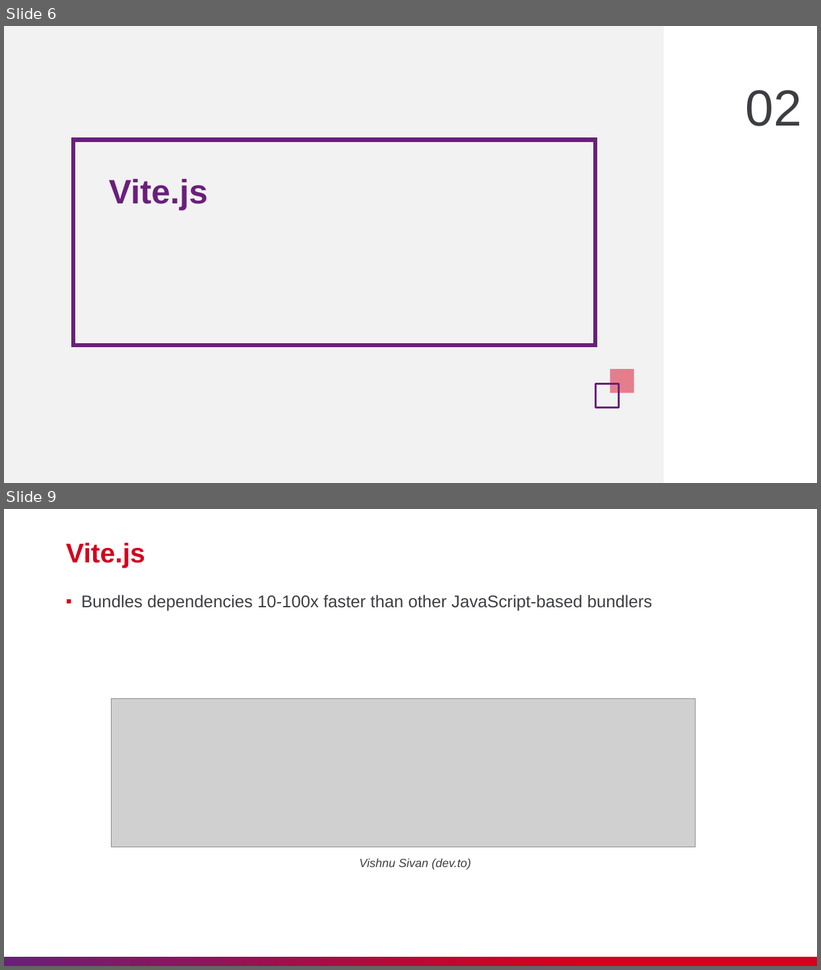
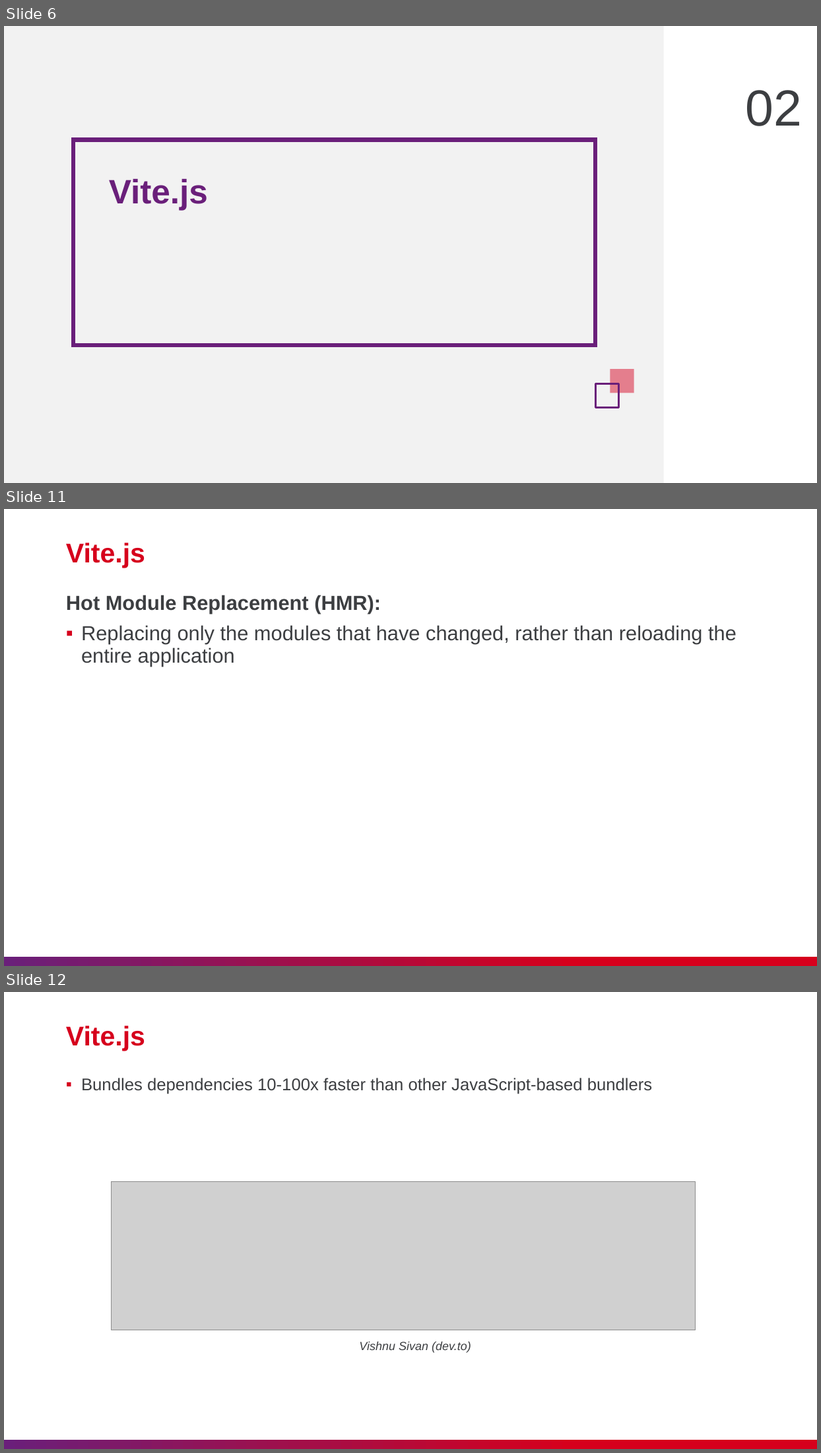
Before and after one commit to nashtech-garage/nodejs-vite-js_load_test, a slide deck: vite/slide/NT_Vitejs.pptx. Shown one above the other, each under a label of ours: slides 6 and 9 before the commit, slides 6, 11 and 12 after it; the slides between them are not shown. The pictures are 821x970 and 821x1453 pixels, drawn with LibreOffice and Linux fonts; fonts in the diff are those of the drawing; grey boxes stand for pictures. Boxes give left, top, right and bottom in pixels: in the first picture for what was removed or moved away, otherwise in the second. Text is boxed around its words. In the diff, an @@ line names an element or a change of style, - is before the commit and + after.

```diff
--- a/vite/slide/NT_Vitejs.pptx
+++ b/vite/slide/NT_Vitejs.pptx
@@ slide 11 added at [4, 509, 817, 966], background #FFFFFF; not listed: 1 template element that a slide beside it also shows @@
@@ title added at [66, 543, 145, 568], 32 pt, text #D6001C, bold @@
+Vite.js
@@ text added at [66, 595, 737, 666], 24 pt, text #3C3E41 @@
+Hot Module Replacement (HMR):
+▪ Replacing only the modules that have changed, rather than reloading the entire application
@@ what was slide 9 is now slide 12 @@
```
Also in this commit, not shown: 2 slides changed, 3 other slides added, 1 other file.
